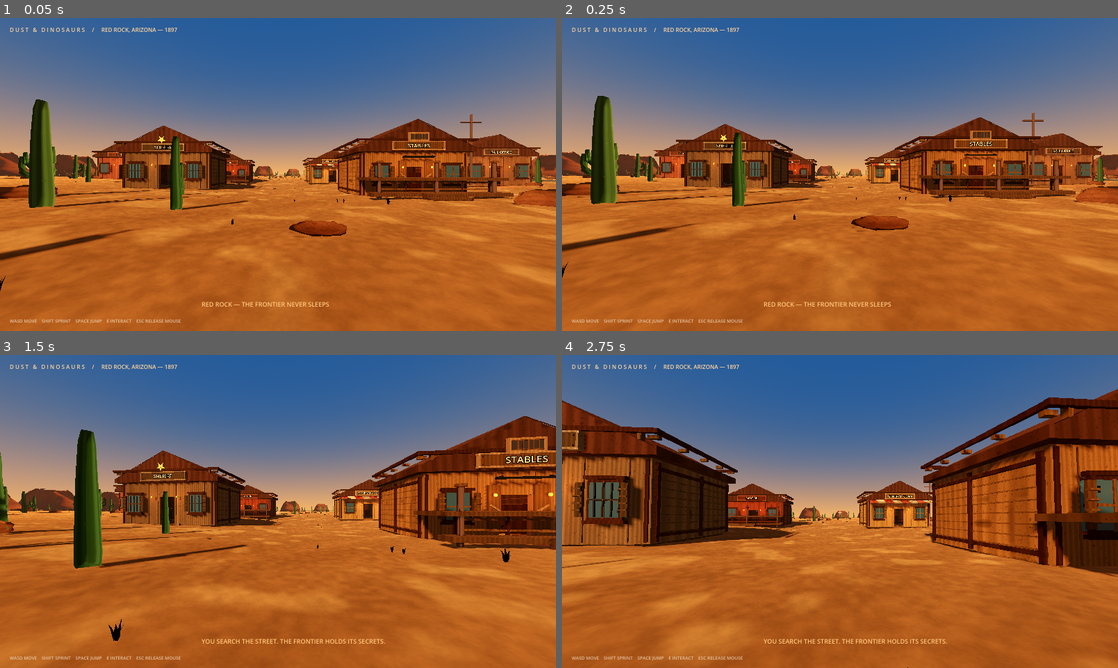
Above: before the commit, frames 1-4 (two rows, left to right).
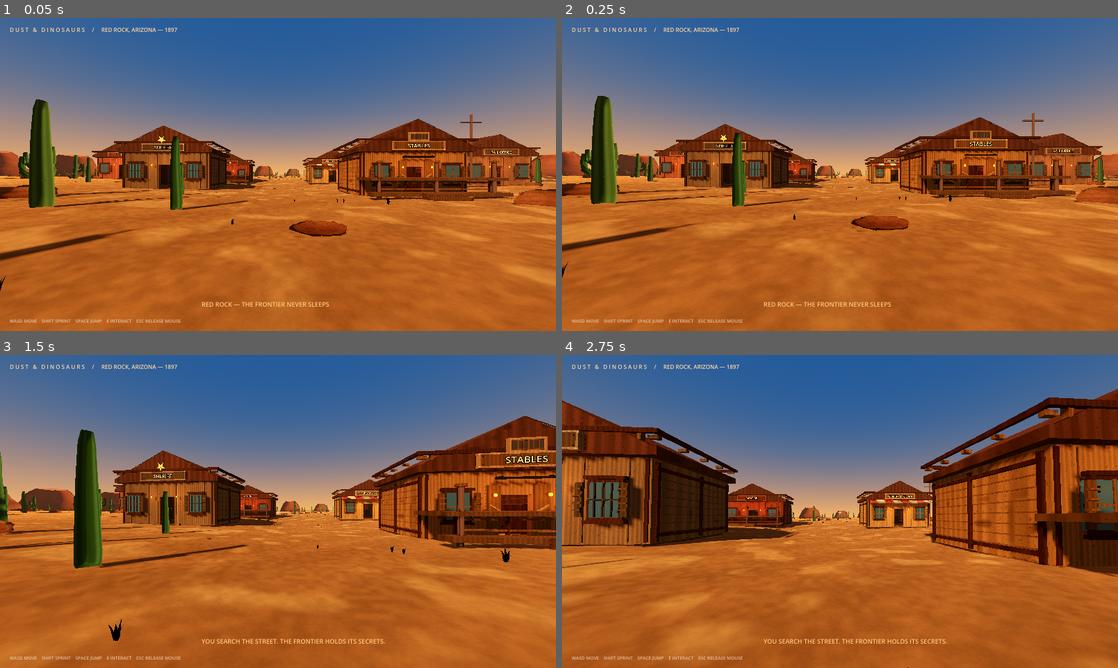
Above: after the commit, the same moments.

Repository: langermkyt-create/DUST-DINOSAURS
Game: Godot game, scene res://scenes/main.tscn
Same seed, same stepped clock (60 frames per second), same inputs: the game is played once before the commit and once after it.
Inputs (mouse positions are in pixels of both pictures, inside the frame that each line leads up to):
- Up to frame 1 (0.05 s): no input
- Up to frame 2 (0.25 s): no input
- Up to frame 3 (1.5 s): tap Enter at 0.5 s; move the mouse to (305, 511) at 0.52 s; hold W from 0.53 s (still down); tap E at 0.6 s; tap Space at 0.77 s; move the mouse to (250, 511) at 1.27 s; tap Shift at 1.35 s
- Up to frame 4 (2.75 s): keep holding W; tap Space at 1.52 s; move the mouse to (851, 505) at 2.02 s; tap E at 2.1 s

The runs differ from the first frame. In frame 1, 0.4% of the frame differs, in the area x 0-100%, y 42-51%; in frame 2, 0.4%; in frame 3, 0.1%; in frame 4, less than 0.1%.

Commit message:
Keep sandstone cap faces visible while assigning outward cap normals

Diff:
--- a/scripts/world.gd
+++ b/scripts/world.gd
@@ -820,6 +820,7 @@
 			surface.add_index(lower_b)
 			surface.add_index(upper_a)
 			surface.add_index(upper_b)
+	surface.generate_normals()
 	var top_ring: PackedVector3Array = rings[6]
 	var top_cap_start := layer_indices.size() * 8
 	var top_center_index := top_cap_start + 8
@@ -828,15 +829,18 @@
 		crown += point
 	crown /= float(top_ring.size())
 	for segment in range(8):
+		surface.set_normal(Vector3.UP)
 		surface.set_color(Color(0.52, 0.29, 0.21))
 		surface.add_vertex(top_ring[segment * 3])
+	surface.set_normal(Vector3.UP)
+	surface.set_normal(Vector3.UP)
 	surface.set_color(Color(0.52, 0.29, 0.21))
 	surface.add_vertex(crown)
 	for segment in range(8):
 		var next_segment: int = (segment + 1) % 8
 		surface.add_index(top_center_index)
+		surface.add_index(top_cap_start + next_segment)
 		surface.add_index(top_cap_start + segment)
-		surface.add_index(top_cap_start + next_segment)
 	var base_ring: PackedVector3Array = rings[0]
 	var base_cap_start := top_center_index + 1
 	var base_center_index := base_cap_start + 8
@@ -845,16 +849,18 @@
 		base_center += point
 	base_center /= float(base_ring.size())
 	for segment in range(8):
+		surface.set_normal(Vector3.DOWN)
 		surface.set_color(Color(0.27, 0.12, 0.09))
 		surface.add_vertex(base_ring[segment * 3])
+	surface.set_normal(Vector3.DOWN)
+	surface.set_normal(Vector3.DOWN)
 	surface.set_color(Color(0.27, 0.12, 0.09))
 	surface.add_vertex(base_center)
 	for segment in range(8):
 		var next_segment: int = (segment + 1) % 8
 		surface.add_index(base_center_index)
+		surface.add_index(base_cap_start + segment)
 		surface.add_index(base_cap_start + next_segment)
-		surface.add_index(base_cap_start + segment)
-	surface.generate_normals()
 	return surface.commit()
 
 func _rock_formation(pos: Vector3, factor: float) -> void:
@@ -906,11 +912,13 @@
 			surface.add_index(lower_b)
 			surface.add_index(upper_a)
 			surface.add_index(upper_b)
-	# Cap rings are separate from the side surface so the crown and base keep
-	# crisp geological edges while each cap itself has shared indexed vertices.
+	# Finish the shared side-wall normals before adding separately shaded caps.
+	# This keeps the cap seams crisp without changing the front-face winding.
+	surface.generate_normals()
 	var top_cap_start := heights.size() * ring_segments
 	var top_center_index := top_cap_start + ring_segments
 	for segment in range(ring_segments):
+		surface.set_normal(Vector3.UP)
 		surface.set_color(Color(0.52, 0.29, 0.21))
 		surface.add_vertex(rings[heights.size() - 1][segment])
 	var crown := Vector3.ZERO
@@ -922,11 +930,12 @@
 	for segment in range(ring_segments):
 		var next_segment: int = (segment + 1) % ring_segments
 		surface.add_index(top_center_index)
+		surface.add_index(top_cap_start + next_segment)
 		surface.add_index(top_cap_start + segment)
-		surface.add_index(top_cap_start + next_segment)
 	var base_cap_start := top_center_index + 1
 	var base_center_index := base_cap_start + ring_segments
 	for segment in range(ring_segments):
+		surface.set_normal(Vector3.DOWN)
 		surface.set_color(Color(0.27, 0.12, 0.09))
 		surface.add_vertex(rings[0][segment])
 	var base_center := Vector3.ZERO
@@ -938,9 +947,8 @@
 	for segment in range(ring_segments):
 		var next_segment: int = (segment + 1) % ring_segments
 		surface.add_index(base_center_index)
+		surface.add_index(base_cap_start + segment)
 		surface.add_index(base_cap_start + next_segment)
-		surface.add_index(base_cap_start + segment)
-	surface.generate_normals()
 	var rock_mesh := surface.commit()
 	var rock_material := _rock_surface_material()
 	var lod_mesh := _make_rock_lod_mesh(rings)
